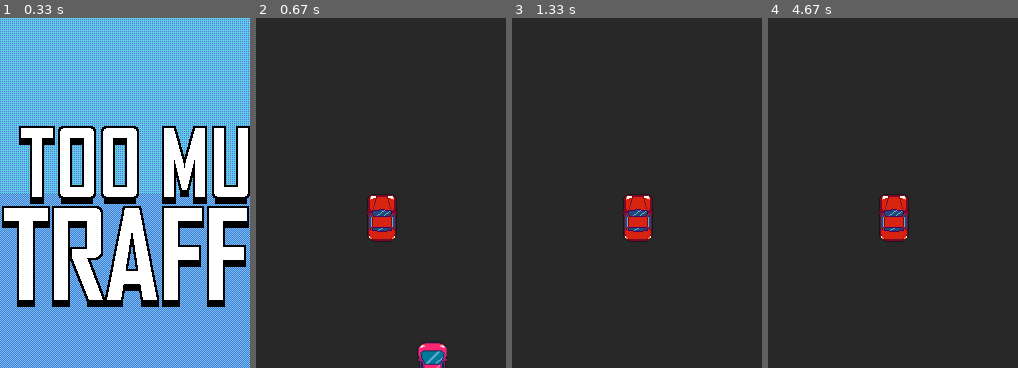
Above: before the commit, frames 1-4 (left to right).
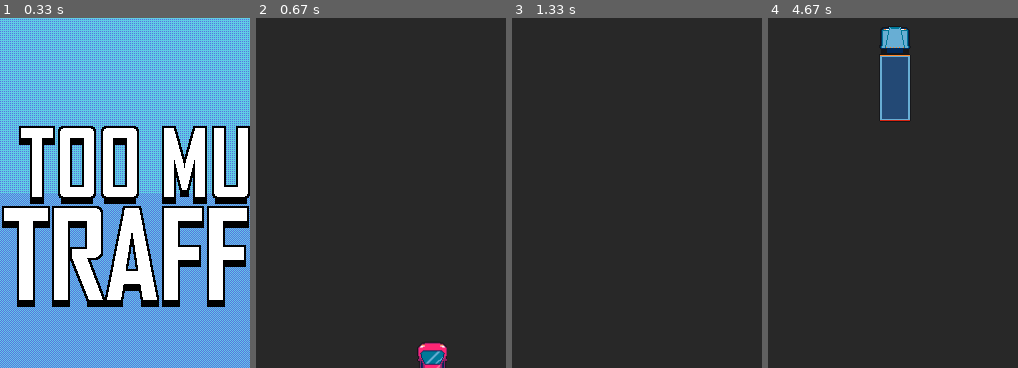
Above: after the commit, the same moments.

Repository: hasanfarhan33/tooMuchTrafficPyGame
Game: pygame game, started from main.py
The game is run twice, just before and just after one commit, with the same random seed, the same clock (stepped at 60 frames per second) and the same inputs.
Inputs (mouse positions are % of the whole screen's width and height, from its top left):
- Up to frame 1 (0.33 s): no input
- Up to frame 2 (0.67 s): click (50, 64) at 0.38 s
- Up to frame 3 (1.33 s): hold D 0.67-1.13 s; hold W from 1.17 s (still down)
- Up to frame 4 (4.67 s): release W at 1.47 s; hold D 1.5-1.97 s; hold A 2-2.53 s; hold S 2.57-2.87 s; hold A 2.9-3.3 s; hold W 3.33-3.7 s; hold D 3.73-4.37 s; hold S from 4.4 s (still down)
The pictures show only the part of the screen within x 15-65%, y 0-50%; the shares and areas given below are measured in that part.

Frame 1 is identical in both runs. In frame 2, 1.4% of the frame differs, in the area x 44-57%, y 50-64%; in frame 3, 1.4%; in frame 4, 4.5%, in the area x 44-57%, y 2-64%.

Commit message:
Animated traffic and cleaned code

Diff:
--- a/Car.py
+++ b/Car.py
@@ -23,7 +23,6 @@
     def draw(self, screen):
         screen.blit(self.carImage, self.carImageRect)
 
-    # TODO: Implement this function
     def update(self, screen):
 
         if self.carImageRect.left < 0:
--- /dev/null
+++ b/TrafficVehicle.py
@@ -0,0 +1,15 @@
+import pygame
+import random
+
+class TrafficVehicle:
+    def __init__(self, x, y, imageDirectory):
+        self.trafficVehicleImage = pygame.image.load(imageDirectory).convert_alpha()
+        self.trafficVehicleImageRect = self.trafficVehicleImage.get_rect(center = (x, y))
+        self.deltaY = random.randint(1, 4)
+        self.passed = False
+
+    def draw(self, screen):
+        screen.blit(self.trafficVehicleImage, self.trafficVehicleImageRect)
+
+    def update(self, screen):
+        self.trafficVehicleImageRect.centery = round(self.trafficVehicleImageRect.centery + self.deltaY)
--- a/main.py
+++ b/main.py
@@ -1,9 +1,10 @@
 import sys
 import pygame
 import random
+
+# Importing classes
 from Car import Car
-from trafficVehicles.Truck import Truck
-from trafficVehicles.RedCar import RedCar
+from TrafficVehicle import TrafficVehicle
 
 
 pygame.init()
@@ -53,14 +54,23 @@
                 2, 0, 0, "images/Vehicles/playerCar.png")
 
 # TRAFFIC
-trafficVehicles = []
-truck = Truck(100, 100, "images/Vehicles/truck.png")
-redCar = RedCar(200, 200, "images/Vehicles/redCar.png")
+trafficVehicles = ["images/Vehicles/truck.png", "images/Vehicles/redCar.png"]
 
-trafficVehicles.append(truck)
-trafficVehicles.append(redCar)
+def spawnTraffic(trafficArray):
+    # Vehicle at random x but fixed y
+    selectedCar = random.choice(trafficArray)
+    selectedCar = TrafficVehicle(random.randint(100, screenWidth - 50), -200, selectedCar)
 
-selectedCar = random.choice(trafficVehicles)
+    return selectedCar
+
+# truck = Truck(100, 100, "images/Vehicles/truck.png")
+# redCar = RedCar(200, 200, "images/Vehicles/redCar.png")
+
+# trafficVehicles.append(truck)
+# trafficVehicles.append(redCar)
+
+# selectedCar = random.choice(trafficVehicles)
+selectedCar = spawnTraffic(trafficVehicles)
 
 gameState = 0
 
@@ -122,12 +132,14 @@
         screen.fill((40, 40, 40))
         # ADDING THE CAR TO THE SCREEN
         playerCar.draw(screen)
+
         selectedCar.draw(screen)
 
         # print(playerCar.deltaX)
         # print(playerCar.accelX)
 
         playerCar.update(screen)
+        selectedCar.update(screen)
 
     pygame.display.update()
     clock.tick(60)
--- a/trafficVehicles/RedCar.py
+++ /dev/null
@@ -1,17 +0,0 @@
-import pygame
-
-
-class RedCar:
-    def __init__(self, redCarX, redCarY, redCarImageDirectory):
-        self.redCarImage = pygame.image.load(
-            redCarImageDirectory).convert_alpha()
-        self.redCarImageRect = self.redCarImage.get_rect(
-            center=(redCarX, redCarY))
-        self.deltaY = -1
-        self.passed = False
-
-    def draw(self, screen):
-        screen.blit(self.redCarImage, self.redCarImageRect)
-
-    def update(self):
-        pass
--- a/trafficVehicles/Truck.py
+++ /dev/null
@@ -1,19 +0,0 @@
-import pygame
-import random
-
-
-class Truck:
-    def __init__(self, truckX, truckY, truckImageDirectory):
-        super().__init__()
-        self.truckImage = pygame.image.load(
-            truckImageDirectory).convert_alpha()
-        self.truckImage = pygame.transform.rotozoom(self.truckImage, 0, 1.35)
-        self.truckImageRect = self.truckImage.get_rect(center=(truckX, truckY))
-        self.deltaY = -3
-        self.passed = False
-
-    def draw(self, screen):
-        screen.blit(self.truckImage, self.truckImageRect)
-
-    def update(self, screen):
-        pass
Empty file removed: trafficVehicles/__init__.py
